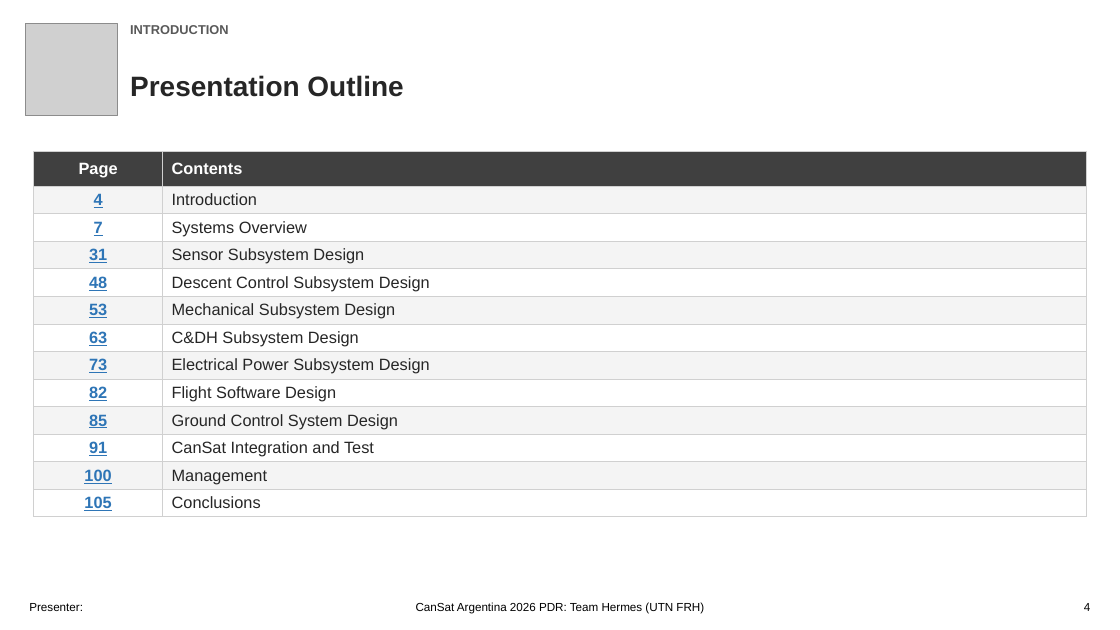
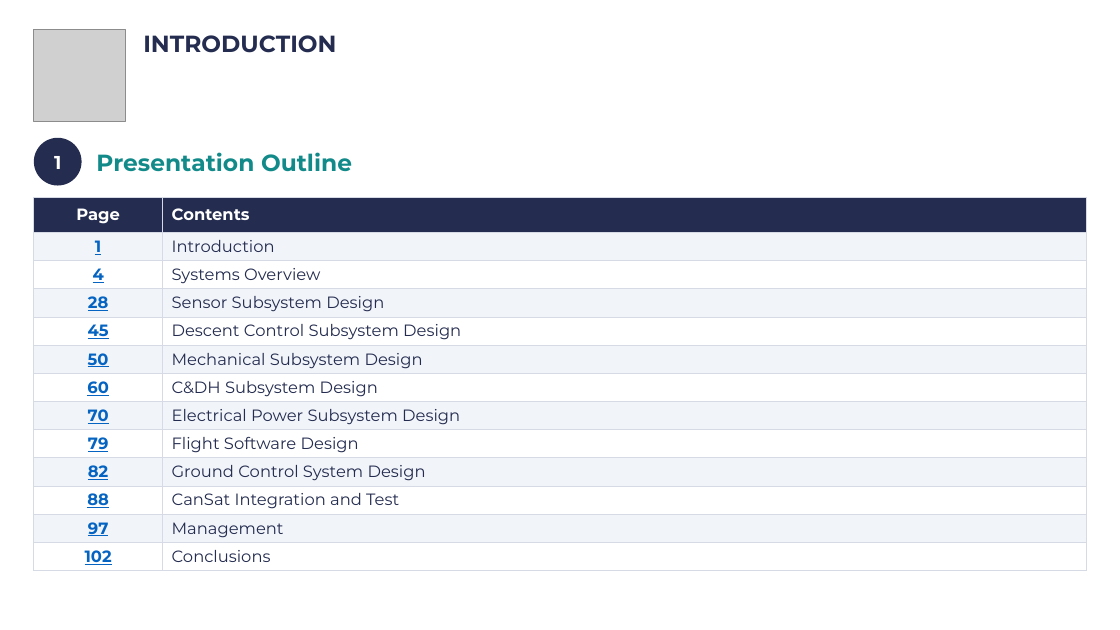
Before and after one commit to Caetano18/proyecto, a slide deck: slide 4 of cansat_pdr/laminas_plantilla/CanSat_PDR_Hermes_completo.pptx. Drawn at 1120x630 pixels with LibreOffice and Linux fonts; fonts in the diff are those of the drawing; grey boxes stand for pictures; background and template pictures are left out. Boxes give left, top, right and bottom in pixels: in the first picture for what was removed or moved away, otherwise in the second. Text is boxed around its words. In the diff, an @@ line names an element or a change of style, - is before the commit and + after.

```diff
--- a/cansat_pdr/laminas_plantilla/CanSat_PDR_Hermes_completo.pptx
+++ b/cansat_pdr/laminas_plantilla/CanSat_PDR_Hermes_completo.pptx
@@ picture: place and size @@
-picture at (25, 24, 118, 116)
+picture at (34, 29, 125, 121)
@@ text "INTRODUCTION": place and size @@
-text "INTRODUCTION" at (130, 25, 229, 34)
+text "INTRODUCTION" at (143, 35, 336, 53)
@@ text "INTRODUCTION" at (143, 35, 336, 53): size 11 to 20 pt, font Arial to Montserrat, text colour #595959 to #242C4F @@
@@ ellipse added at (34, 138, 82, 186), fill #242C4F, 16 pt, text #FFFFFF, bold @@
+1
@@ text "Presentation Outline": place and size @@
-text "Presentation Outline" at (130, 75, 403, 97)
+text "Presentation Outline" at (96, 152, 352, 172)
@@ text "Presentation Outline" at (96, 152, 352, 172): size 24 to 20 pt, font Arial to Montserrat, text colour #262626 to #138A8A @@
@@ table at (34, 197, 1086, 569) @@
-row 2, column 1: 4
+row 2, column 1: 1
-row 3, column 1: 7
+row 3, column 1: 4
-row 4, column 1: 31
+row 4, column 1: 28
-row 5, column 1: 48
+row 5, column 1: 45
-row 6, column 1: 53
+row 6, column 1: 50
-row 7, column 1: 63
+row 7, column 1: 60
-row 8, column 1: 73
+row 8, column 1: 70
-row 9, column 1: 82
+row 9, column 1: 79
-row 10, column 1: 85
+row 10, column 1: 82
-row 11, column 1: 91
+row 11, column 1: 88
-row 12, column 1: 100
+row 12, column 1: 97
-row 13, column 1: 105
+row 13, column 1: 102
@@ fill #404040 to #242C4F in row 1 @@
@@ fill #F4F4F4 to #F1F4F9 in 12 cells @@
@@ font Arial to Montserrat @@
@@ text colour #262626 to #242C4F in "Introduction", "Systems Overview", "Sensor Subsystem Design", "Descent Control Subsystem Design" and 8 more places @@
@@ borders changed @@
@@ table: place and size @@
-table at (34, 151, 1086, 521)
+table at (34, 197, 1086, 569)
@@ text removed at (29, 603, 83, 611) @@
-Presenter:
@@ text removed at (416, 602, 704, 614) @@
-CanSat Argentina 2026 PDR: Team Hermes (UTN FRH)
@@ text removed at (1084, 603, 1090, 611) @@
-4
```
Also in this commit, not shown: 105 other slides changed, 18 other files.
